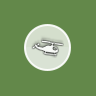
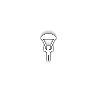
Revision of a layered (96, 96) image; what changed, layer by layer:
added layer "Layer 27" in group "Group 4" over bbox(41, 34, 56, 61)
hid "Layer 25" over bbox(32, 39, 63, 57)
hid group "bg" (2 layers) over bbox(25, 25, 70, 70)
hid "Layer 11" over bbox(0, 0, 96, 96)
